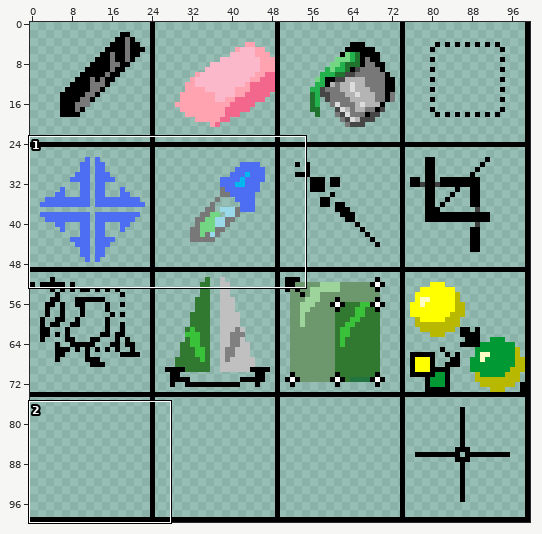
A sprite sheet gets an edit: res/tool_icons.png. The first picture is a wide view before the edit; the outline marks the close-up.
Close-up. Before the edit:
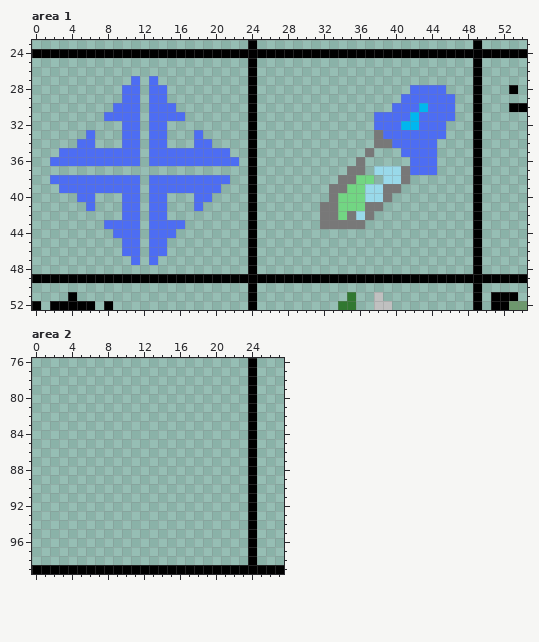
The file is 100x100 pixels. Shown: area 1: x 0..54, y 23..52; area 2: x 0..27, y 76..99.
Now the later version:
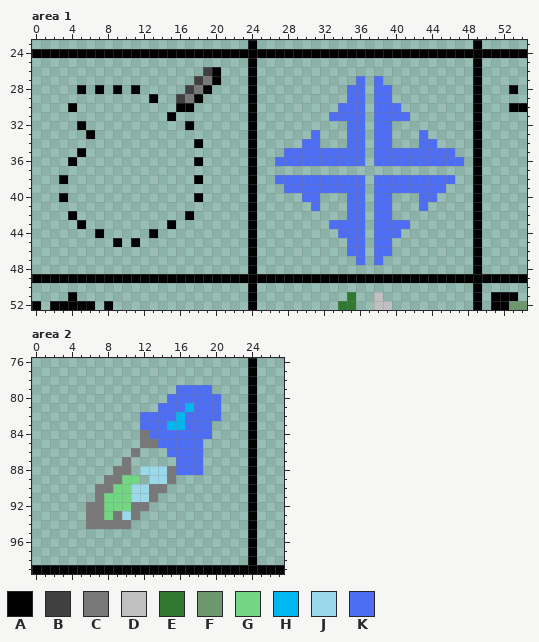
Palette (. is transparent): A #000000  B #404040  C #787878  D #c0c0c0  E #317831  F #6d986d  G #72d683  H #00b7ef  J #99d9ea  K #4d6df3
Message: Added Freeform Selection Tool (still need to display border)
Change:
--- area 1
@@ x 0..54 @@
 25 ........................A........................A.....
-26 ........................A........................A.....
-27 ...........K.K..........A........................A.....
-28 ..........KK.KK.........A.................KKKK...A...A.
-29 ..........KK.KK.........A................KKKKKK..A.....
-30 .........KKK.KKK........A...............KKKHKKK..A...AA
-31 ........KKKK.KKKK.......A.............KKKKHKKKK..A.....
-32 ..........KK.KK.........A.............KKKHHKKK...A.....
-33 ......K...KK.KK...K.....A.............CKKKKKKK...A.....
-34 .....KK...KK.KK...KK....A.............CCKKKKK....A.....
-35 ...KKKKKKKKK.KKKKKKKKK..A............C...KKKK....A.....
-36 ..KKKKKKKKKK.KKKKKKKKKK.A...........C.....KKK....A.....
-37 ........................A..........CC.JJJCKKK....A.....
-38 ..KKKKKKKKKK.KKKKKKKKK..A.........CCGG.JJC.......A.....
-39 ...KKKKKKKKK.KKKKKKKK...A........CCGGJJCC........A.....
-40 .....KK...KK.KK...KK....A........CGGGJJC.........A.....
-41 ......K...KK.KK...K.....A.......CCGGGCC..........A.....
-42 ..........KK.KK.........A.......CCGCJC...........A.....
-43 ........KKKK.KKKK.......A.......CCCCC............A.....
-44 .........KKK.KKK........A........................A.....
-45 ..........KK.KK.........A........................A.....
-46 ..........KK.KK.........A........................A.....
-47 ...........K.K..........A........................A.....
+26 ...................BA...A........................A.....
+27 ..................BCA...A...........K.K..........A.....
+28 .....A.A.A.A.....BCA....A..........KK.KK.........A...A.
+29 .............A..BCA.....A..........KK.KK.........A.....
+30 ....A...........AA......A.........KKK.KKK........A...AA
+31 ...............A........A........KKKK.KKKK.......A.....
+32 .....A...........A......A..........KK.KK.........A.....
+33 ......A.................A......K...KK.KK...K.....A.....
+34 ..................A.....A.....KK...KK.KK...KK....A.....
+35 .....A..................A...KKKKKKKKK.KKKKKKKKK..A.....
+36 ....A.............A.....A..KKKKKKKKKK.KKKKKKKKKK.A.....
+37 ........................A........................A.....
+38 ...A..............A.....A..KKKKKKKKKK.KKKKKKKKK..A.....
+39 ........................A...KKKKKKKKK.KKKKKKKK...A.....
+40 ...A..............A.....A.....KK...KK.KK...KK....A.....
+41 ........................A......K...KK.KK...K.....A.....
+42 ....A............A......A..........KK.KK.........A.....
+43 .....A.........A........A........KKKK.KKKK.......A.....
+44 .......A.....A..........A.........KKK.KKK........A.....
+45 .........A.A............A..........KK.KK.........A.....
+46 ........................A..........KK.KK.........A.....
+47 ........................A...........K.K..........A.....
 48 ........................A........................A.....
--- area 2
@@ x 4..22 @@
  78 ...................
- 79 ...................
- 80 ...................
- 81 ...................
- 82 ...................
- 83 ...................
- 84 ...................
- 85 ...................
- 86 ...................
- 87 ...................
- 88 ...................
- 89 ...................
- 90 ...................
- 91 ...................
- 92 ...................
- 93 ...................
- 94 ...................
+ 79 ............KKKK...
+ 80 ...........KKKKKK..
+ 81 ..........KKKHKKK..
+ 82 ........KKKKHKKKK..
+ 83 ........KKKHHKKK...
+ 84 ........CKKKKKKK...
+ 85 ........CCKKKKK....
+ 86 .......C...KKKK....
+ 87 ......C.....KKK....
+ 88 .....CC.JJJCKKK....
+ 89 ....CCGG.JJC.......
+ 90 ...CCGGJJCC........
+ 91 ...CGGGJJC.........
+ 92 ..CCGGGCC..........
+ 93 ..CCGCJC...........
+ 94 ..CCCCC............
  95 ...................
Where, in picture pixels (left, top, right, bottom), the same in both close-ups:
changed: (50, 67, 239, 265)
changed: (275, 76, 464, 265)
added: (86, 385, 221, 529)
